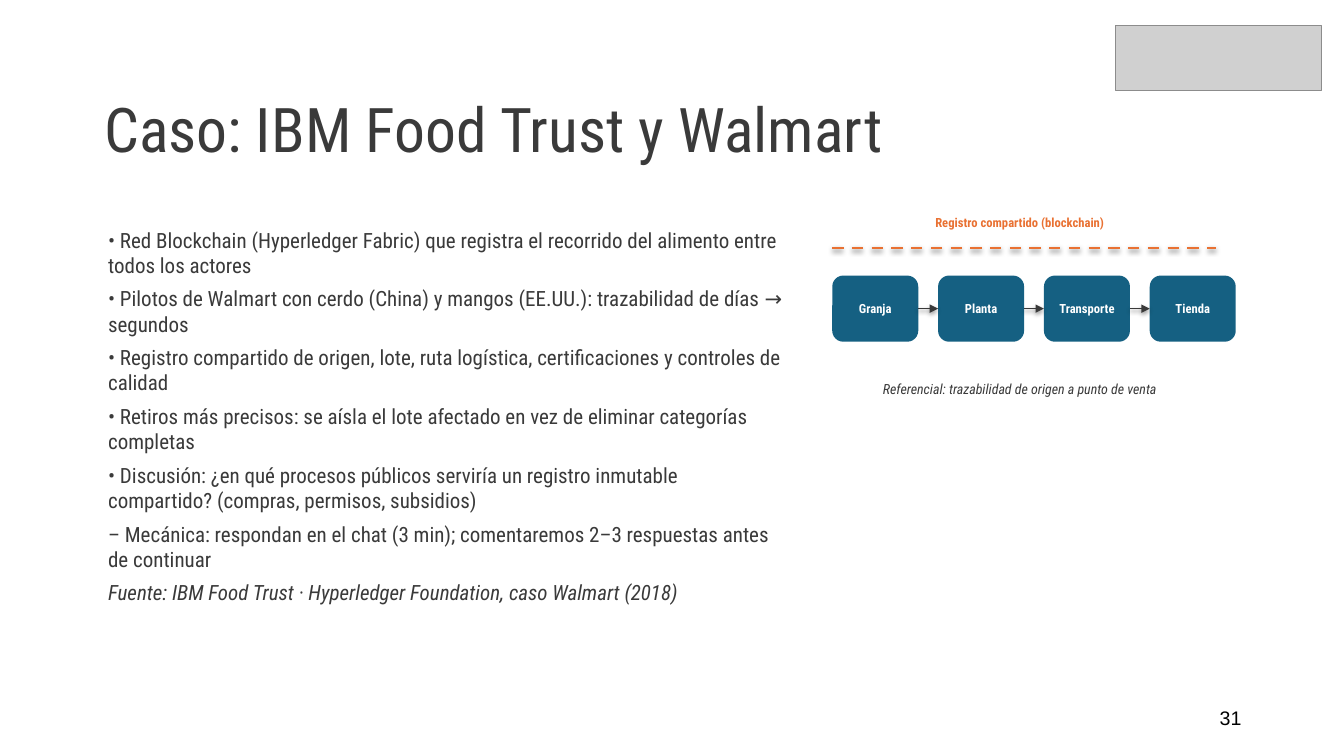
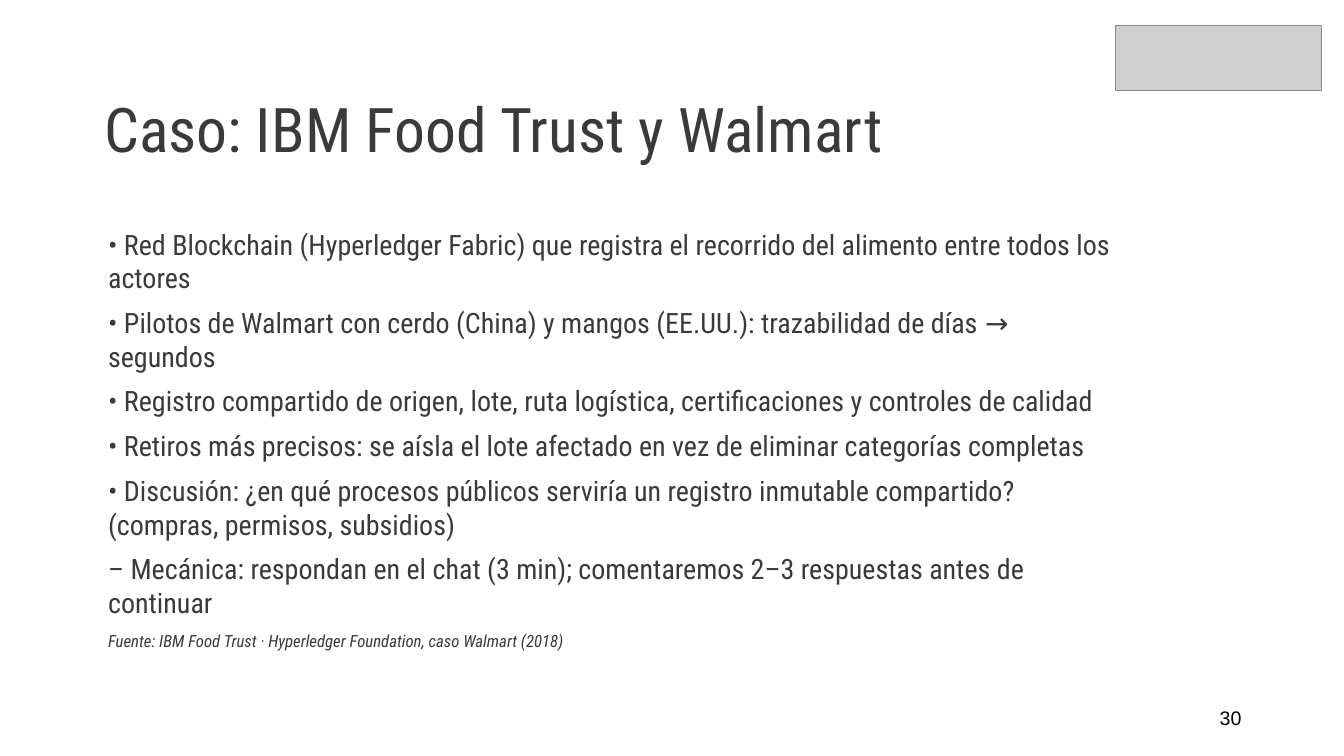
Before and after one commit to diegozamoranoWP/Diplomado-PUCV, a slide deck: slide 30 of Modulo_3_Transformacion_Digital/Clase_1_Transformacion_Digital.pptx (slide 31 before the commit). Drawn at 1344x756 pixels with LibreOffice and Linux fonts; fonts in the diff are those of the drawing; grey boxes stand for pictures. Boxes give left, top, right and bottom in pixels: in the first picture for what was removed or moved away, otherwise in the second. Text is boxed around its words. In the diff, an @@ line names an element or a change of style, - is before the commit and + after.

```diff
--- a/Modulo_3_Transformacion_Digital/Clase_1_Transformacion_Digital.pptx
+++ b/Modulo_3_Transformacion_Digital/Clase_1_Transformacion_Digital.pptx
@@ text "• Red Blockchain (Hyperledger Fabric) ..." at [108, 233, 1109, 614]: size 15 to 20 pt in "• Red Blockchain (Hyperledger Fabric) que registra ...", "• Pilotos de Walmart con cerdo (China) ...", "• Registro compartido de origen, lote, ruta ...", "• Retiros más precisos: se aísla el ..." and 2 more places; size 15 to 12 pt in "Fuente: IBM Food Trust · Hyperledger Foundation, ..."; more space between paragraphs @@
@@ text removed at [935, 217, 1104, 230] @@
-Registro compartido (blockchain)
@@ line removed from (833, 248) to (1216, 248) @@
@@ rounded rectangle removed at [833, 275, 919, 342] @@
-Granja
@@ rounded rectangle removed at [939, 275, 1024, 342] @@
-Planta
@@ rounded rectangle removed at [1045, 275, 1130, 342] @@
-Transporte
@@ rounded rectangle removed at [1150, 275, 1236, 342] @@
-Tienda
@@ arrow removed from (919, 309) to (939, 309) @@
@@ arrow removed from (1024, 309) to (1045, 309) @@
@@ arrow removed from (1130, 309) to (1150, 309) @@
@@ text removed at [883, 383, 1156, 397] @@
-Referencial: trazabilidad de origen a punto de venta
@@ text at [1220, 711, 1242, 726]: text changed @@
-31
+30
```
Also in this commit, not shown: 31 other slides changed, 1 slide removed.
